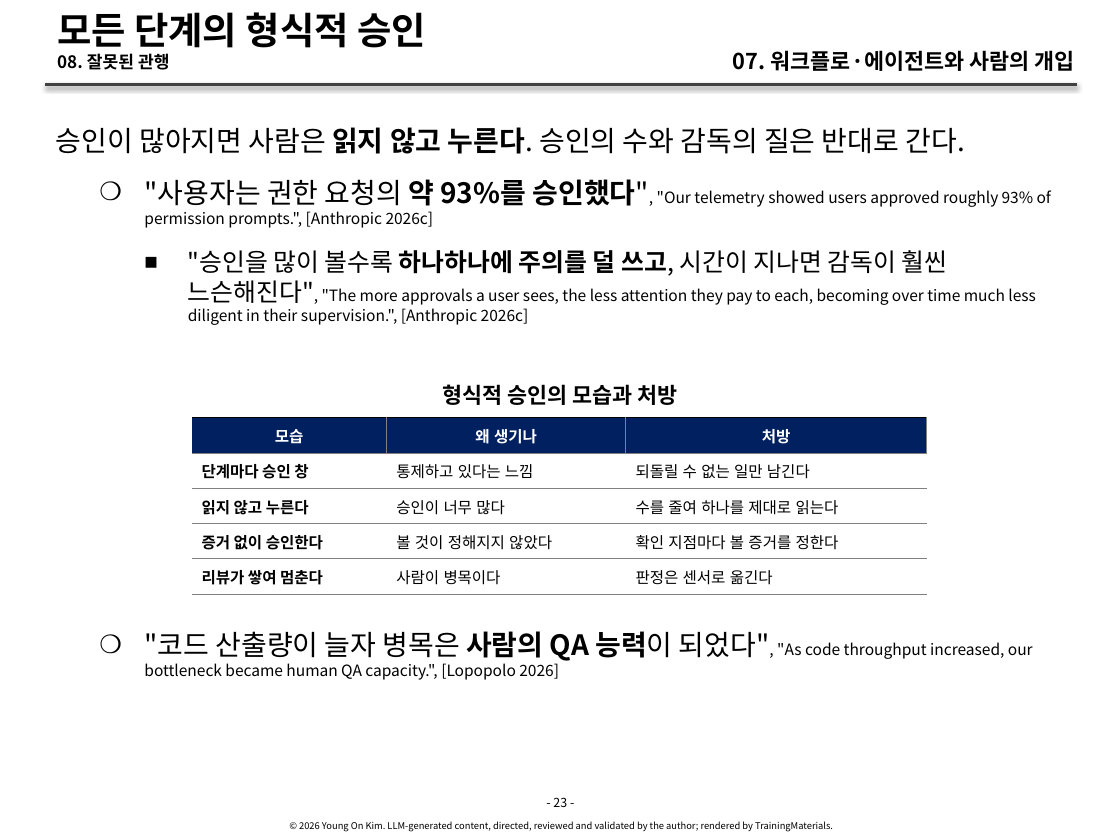
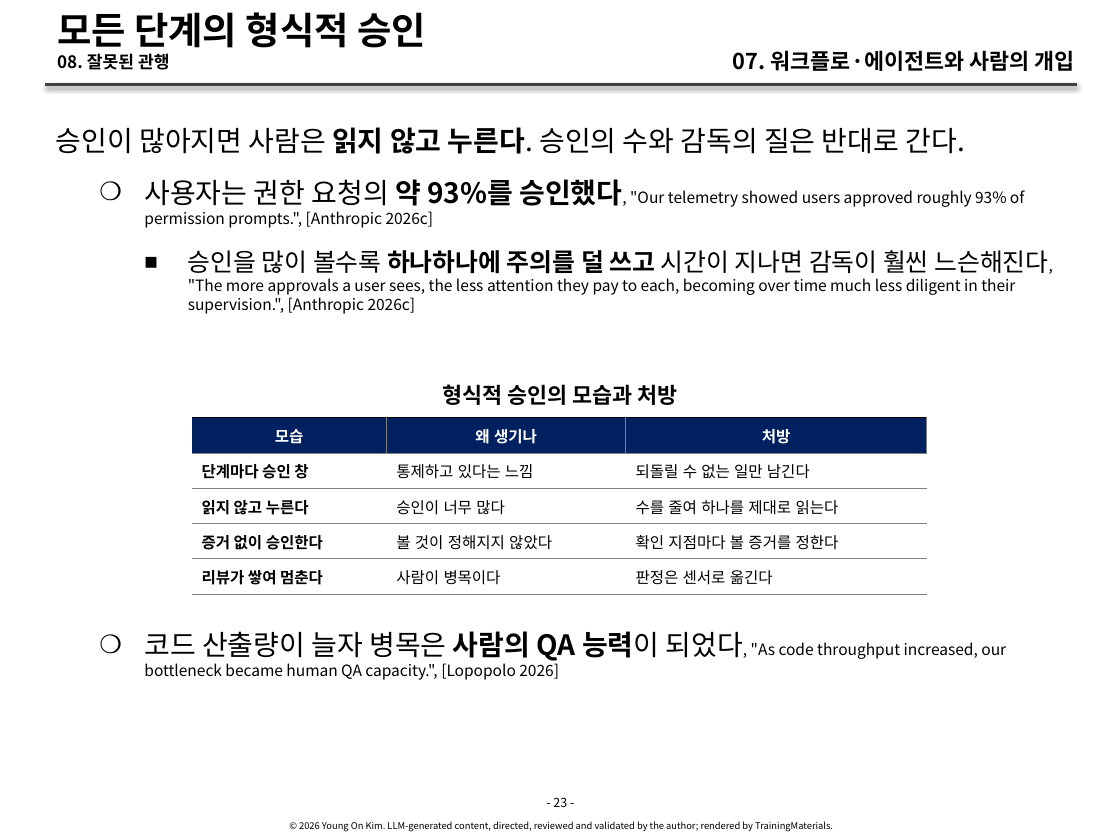
Before and after one commit to YoungSan77/TrainingMaterials, a slide deck: slide 23 of courses/ai-native/sessions/s07.pptx. Drawn at 1120x840 pixels with LibreOffice and Linux fonts; fonts in the diff are those of the drawing. Boxes give left, top, right and bottom in pixels: in the first picture for what was removed or moved away, otherwise in the second. Text is boxed around its words. In the diff, an @@ line names an element or a change of style, - is before the commit and + after.

```diff
--- a/courses/ai-native/sessions/s07.pptx
+++ b/courses/ai-native/sessions/s07.pptx
@@ text at [144, 179, 1048, 314]: text changed @@
-    ❍ "사용자는 권한 요청의 약 93%를 승인했다", "Our telemetry showed users approved roughly 93% of permission prompts.", [Anthropic 2026c]
-      ■ "승인을 많이 볼수록 하나하나에 주의를 덜 쓰고, 시간이 지나면 감독이 훨씬 느슨해진다", "The more approvals a user sees, the less attention they pay to each, becoming over time much less diligent in their supervision.", [Anthropic 2026c]
+    ❍ 사용자는 권한 요청의 약 93%를 승인했다, "Our telemetry showed users approved roughly 93% of permission prompts.", [Anthropic 2026c]
+      ■ 승인을 많이 볼수록 하나하나에 주의를 덜 쓰고 시간이 지나면 감독이 훨씬 느슨해진다, "The more approvals a user sees, the less attention they pay to each, becoming over time much less diligent in their supervision.", [Anthropic 2026c]
@@ text at [144, 631, 1006, 680]: text changed @@
-    ❍ "코드 산출량이 늘자 병목은 사람의 QA 능력이 되었다", "As code throughput increased, our bottleneck became human QA capacity.", [Lopopolo 2026]
+    ❍ 코드 산출량이 늘자 병목은 사람의 QA 능력이 되었다, "As code throughput increased, our bottleneck became human QA capacity.", [Lopopolo 2026]
```
Also in this commit, not shown: 12 other slides changed, 35 other files.
